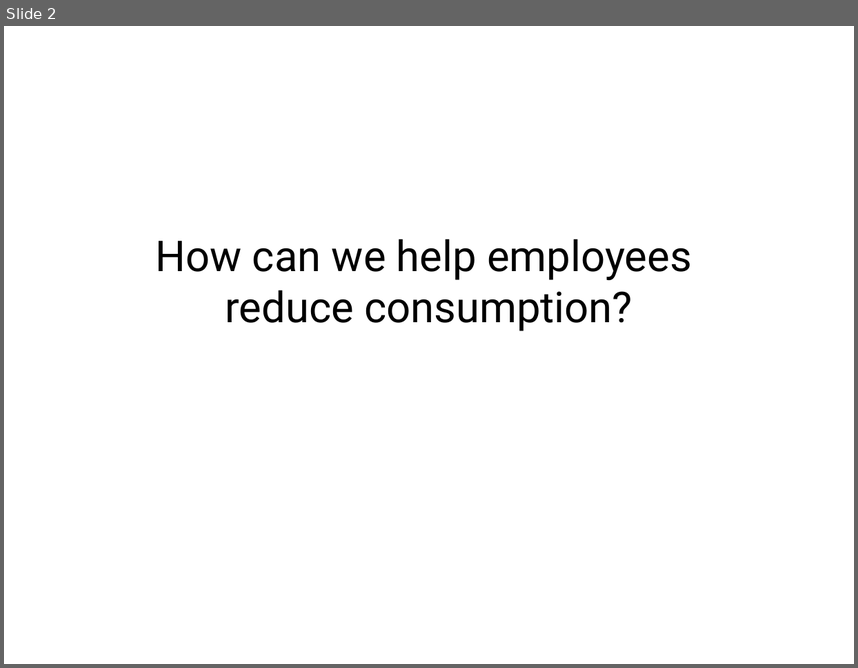
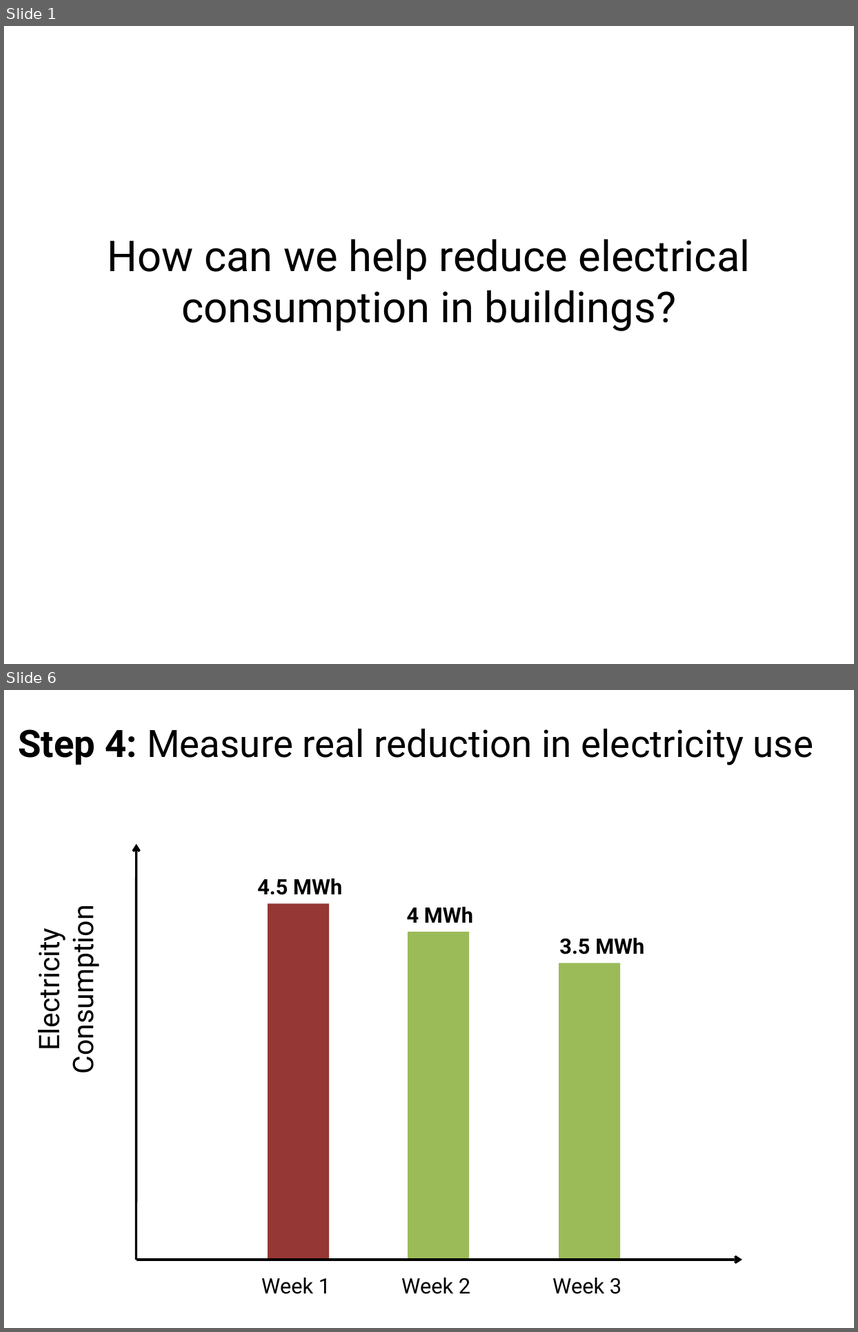
Before and after one commit to alan707/nudgesms, a slide deck: presentation_files/slideshare.pptx. Shown one above the other, each under a label of ours: slide 2 before the commit, slides 1 and 6 after it; the slides between them are not shown. The pictures are 858x668 and 858x1332 pixels, drawn with LibreOffice and Linux fonts; fonts in the diff are those of the drawing; background and template pictures are left out. Boxes give left, top, right and bottom in pixels: in the first picture for what was removed or moved away, otherwise in the second. Text is boxed around its words. In the diff, an @@ line names an element or a change of style, - is before the commit and + after.

```diff
--- a/presentation_files/slideshare.pptx
+++ b/presentation_files/slideshare.pptx
@@ slide 6 added at [4, 690, 854, 1328], background #FFFFFF @@
@@ text added at [18, 729, 813, 765], 32 pt, text #000000 @@
+Step 4: Measure real reduction in electricity use
@@ arrow added from (136, 1259) to (136, 844), #000000 2 pt @@
@@ text added at [257, 878, 342, 895], 18 pt, text #000000, bold @@
+4.5 MWh
@@ rectangle added at [268, 903, 329, 1258], fill #953735 @@
@@ text added at [407, 907, 473, 923], 18 pt, text #000000, bold @@
+4 MWh
@@ text added at [466, 911, 581, 984], 16 pt, text #FFFFFF, bold @@
+Let’s get to number 1: remember to turn off lights around you.
@@ text added at [30, 921, 101, 1068], 24 pt, text #000000 @@
+Electricity Consumption
@@ rectangle added at [408, 931, 469, 1258], fill #9BBB59 @@
@@ text added at [559, 938, 644, 954], 18 pt, text #000000, bold @@
+3.5 MWh
@@ rectangle added at [559, 963, 620, 1258], fill #9BBB59 @@
@@ arrow added from (136, 1259) to (743, 1259), #000000 2 pt @@
@@ text added at [261, 1277, 330, 1294], 18 pt, text #000000 @@
+Week 1
@@ text added at [401, 1277, 470, 1294], 18 pt, text #000000 @@
+Week 2
@@ text added at [553, 1277, 622, 1294], 18 pt, text #000000 @@
+Week 3
@@ what was slide 2 is now slide 1 @@
@@ slide 1 changed as well @@
@@ text at [107, 239, 750, 331]: text changed @@
-How can we help employees
-reduce consumption?
+How can we help reduce electrical consumption in buildings?
```
Also in this commit, not shown: 4 other slides added, 1 slide removed, 5 other files.
